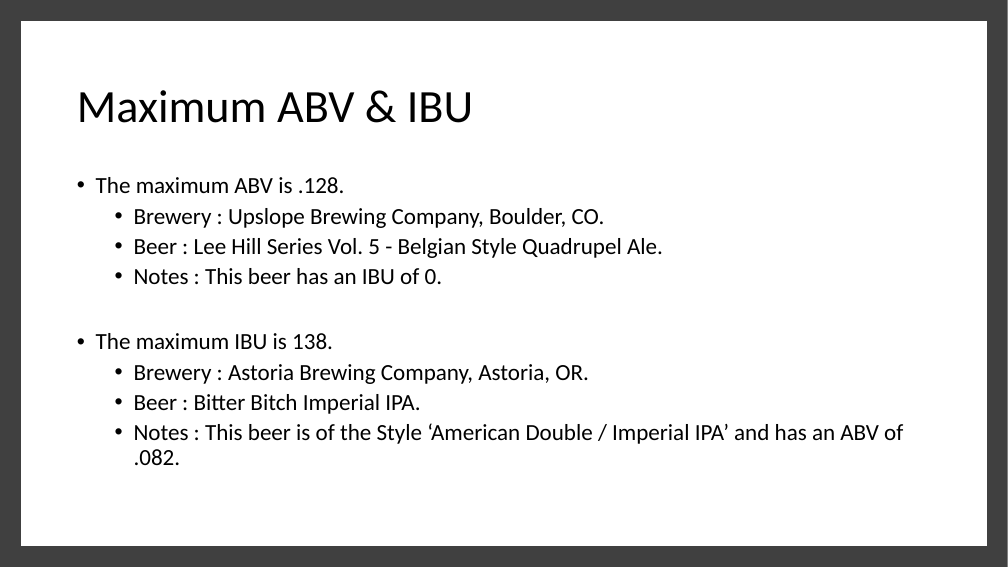
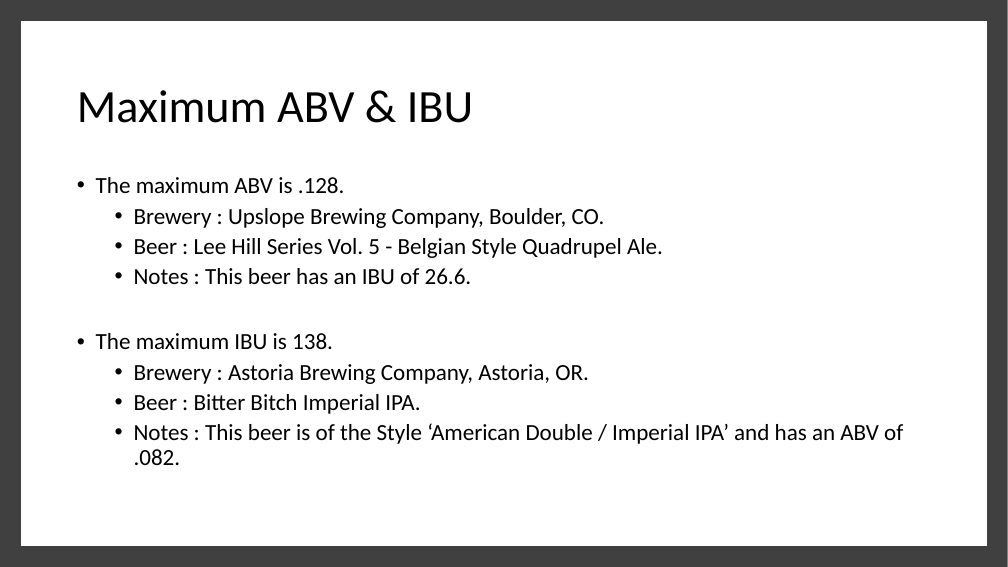
Before and after one commit to ericlaigaie/Case-Study-01, a slide deck: slide 6 of EDA_Presentation.pptx. Drawn at 1008x567 pixels with LibreOffice and Linux fonts; fonts in the diff are those of the drawing. Boxes give left, top, right and bottom in pixels: in the first picture for what was removed or moved away, otherwise in the second. Text is boxed around its words. In the diff, an @@ line names an element or a change of style, - is before the commit and + after.

```diff
--- a/EDA_Presentation.pptx
+++ b/EDA_Presentation.pptx
@@ text at <box>134,268,472,284</box>: text changed @@
-  • Notes : This beer has an IBU of 0.
+  • Notes : This beer has an IBU of 26.6.
```
Also in this commit, not shown: 1 other slide changed, 1 slide added.
